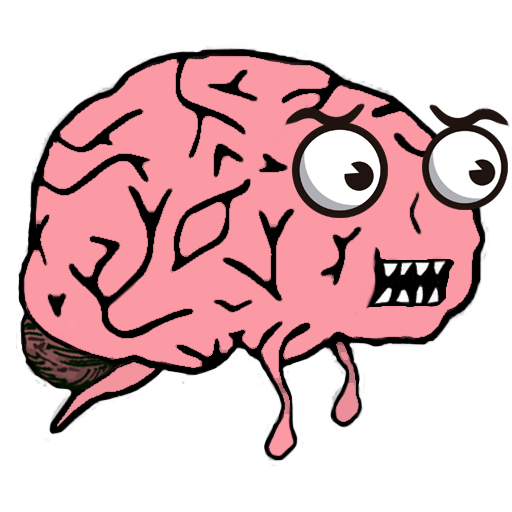
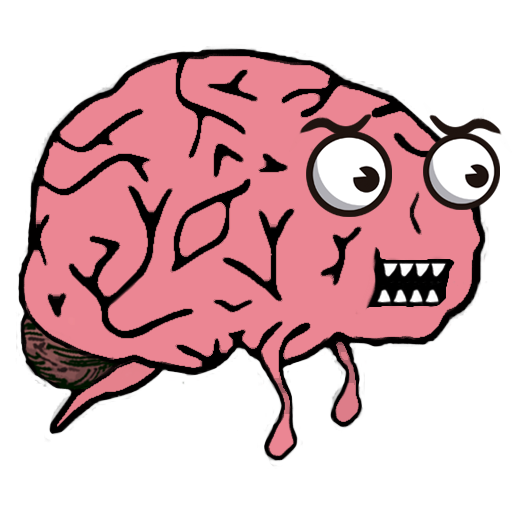
Two versions of the same layered image (512×512). Layer-by-layer changes:
moved "Eye 2" above "EyeBrow2", painted on it over 422, 124, 508, 210
renamed "EyeBrow1" to "EyeBrow2", moved it above "EyeBrow1", painted on it over 422, 98, 511, 160
renamed "EyeBrow2" to "EyeBrow1", painted on it over 273, 89, 378, 159
painted on "Eye 1" over 292, 122, 392, 218
added layer "TopTeeth" in group "Mouth" over 382, 258, 487, 286
added layer "BottomTeeth" in group "Mouth" over 373, 285, 443, 309
renamed "Teeth" to "TeethOld", hid it over 369, 258, 447, 309
painted on "SquallyBase Soft" over 23, 54, 486, 456
